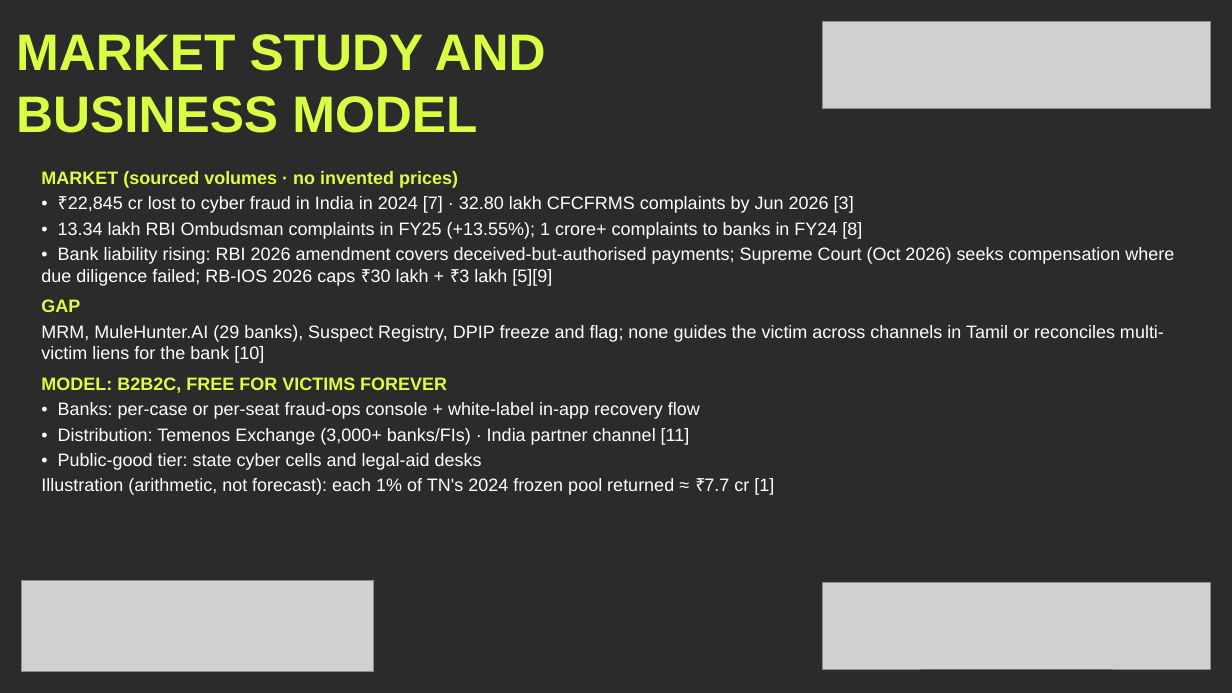
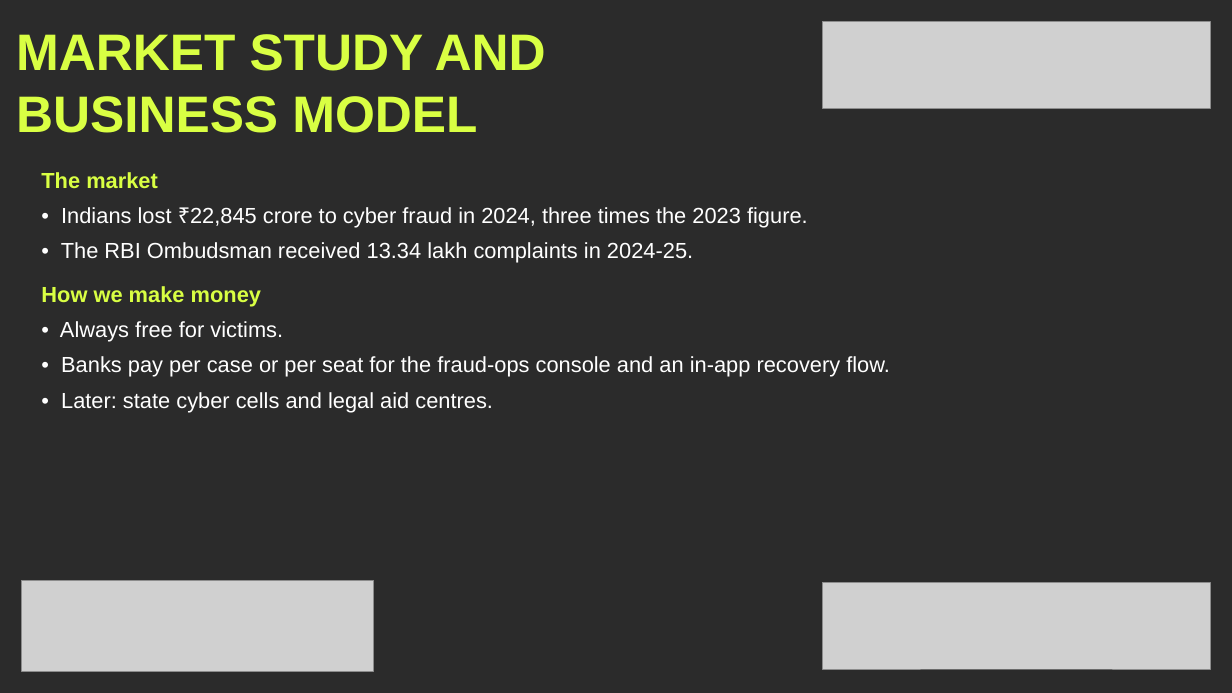
Before and after one commit to mahak867/Golden-Hour, a slide deck: slide 6 of deck/GoldenHour_KHacks4_Submission.pptx. Drawn at 1232x693 pixels with LibreOffice and Linux fonts; fonts in the diff are those of the drawing; grey boxes stand for pictures; background and template pictures are left out; a plain dark background stands for a picture behind light text. Boxes give left, top, right and bottom in pixels: in the first picture for what was removed or moved away, otherwise in the second. Text is boxed around its words. In the diff, an @@ line names an element or a change of style, - is before the commit and + after.

```diff
--- a/deck/GoldenHour_KHacks4_Submission.pptx
+++ b/deck/GoldenHour_KHacks4_Submission.pptx
@@ text at [41, 172, 890, 412]: text changed; size 14 to 17 pt @@
-MARKET (sourced volumes · no invented prices)
-• ₹22,845 cr lost to cyber fraud in India in 2024 [7] · 32.80 lakh CFCFRMS complaints by Jun 2026 [3]
-• 13.34 lakh RBI Ombudsman complaints in FY25 (+13.55%); 1 crore+ complaints to banks in FY24 [8]
-• Bank liability rising: RBI 2026 amendment covers deceived-but-authorised payments; Supreme Court (Oct 2026) seeks compensation where due diligence failed; RB-IOS 2026 caps ₹30 lakh + ₹3 lakh [5][9]
-GAP
-MRM, MuleHunter.AI (29 banks), Suspect Registry, DPIP freeze and flag; none guides the victim across channels in Tamil or reconciles multi-victim liens for the bank [10]
-MODEL: B2B2C, FREE FOR VICTIMS FOREVER
-• Banks: per-case or per-seat fraud-ops console + white-label in-app recovery flow
-• Distribution: Temenos Exchange (3,000+ banks/FIs) · India partner channel [11]
-• Public-good tier: state cyber cells and legal-aid desks
-Illustration (arithmetic, not forecast): each 1% of TN's 2024 frozen pool returned ≈ ₹7.7 cr [1]
+The market
+• Indians lost ₹22,845 crore to cyber fraud in 2024, three times the 2023 figure.
+• The RBI Ombudsman received 13.34 lakh complaints in 2024-25.
+How we make money
+• Always free for victims.
+• Banks pay per case or per seat for the fraud-ops console and an in-app recovery flow.
+• Later: state cyber cells and legal aid centres.
```
Also in this commit, not shown: 5 other slides changed, 6 other files.
